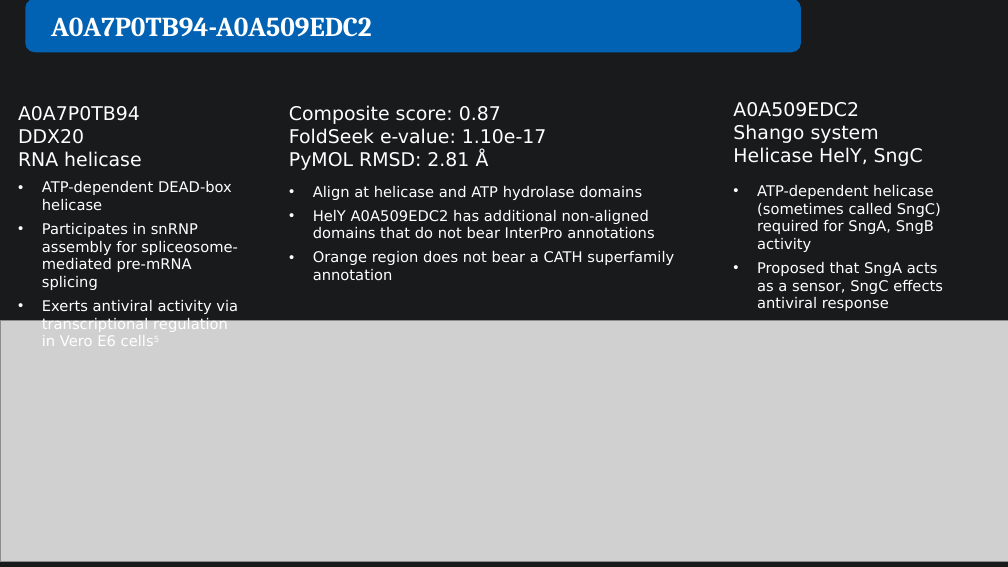
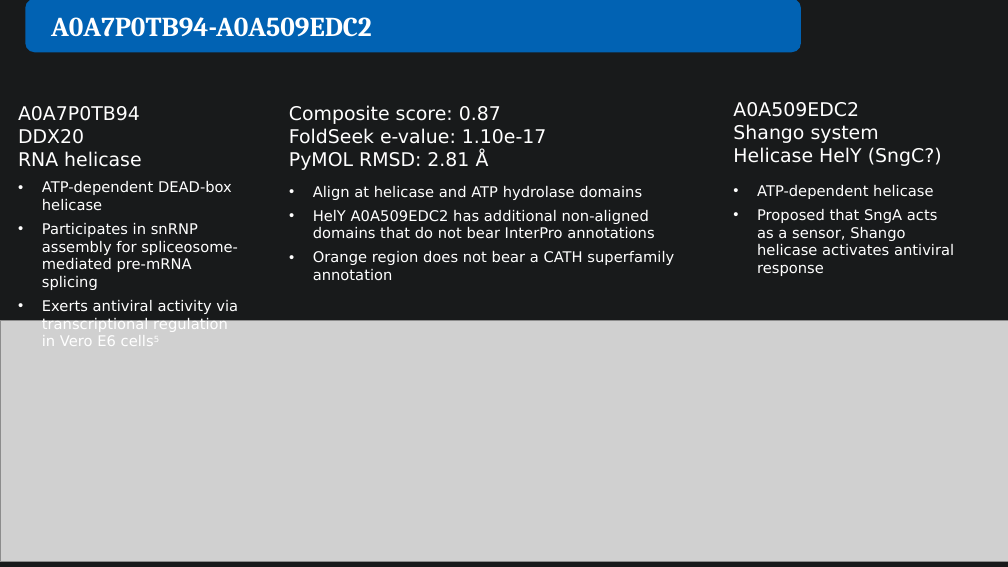
Before and after one commit to juliandeanmoran/BISSH, a slide deck: slide 13 of reports/2026-08-28_projectUpdate_3/2026-08-28_projectUpdate_3_jmoran.pptx. Drawn at 1008x567 pixels with LibreOffice and Linux fonts; fonts in the diff are those of the drawing; grey boxes stand for pictures. Boxes give left, top, right and bottom in pixels: in the first picture for what was removed or moved away, otherwise in the second. Text is boxed around its words. In the diff, an @@ line names an element or a change of style, - is before the commit and + after.

Commit message:
Assembled sequence homology findings for DDX20 / HelY (Shango).

```diff
--- a/reports/2026-08-28_projectUpdate_3/2026-08-28_projectUpdate_3_jmoran.pptx
+++ b/reports/2026-08-28_projectUpdate_3/2026-08-28_projectUpdate_3_jmoran.pptx
@@ text at <box>733,147,942,166</box>: text changed @@
-Helicase HelY, SngC
+Helicase HelY (SngC?)
@@ text at <box>757,185,954,276</box>: text changed @@
-• ATP-dependent helicase (sometimes called SngC) required for SngA, SngB activity
-• Proposed that SngA acts as a sensor, SngC effects antiviral response
+• ATP-dependent helicase
+• Proposed that SngA acts as a sensor, Shango helicase activates antiviral response
```
Also in this commit, not shown: 1 other slide changed, 1 slide added, 2 slides removed.
